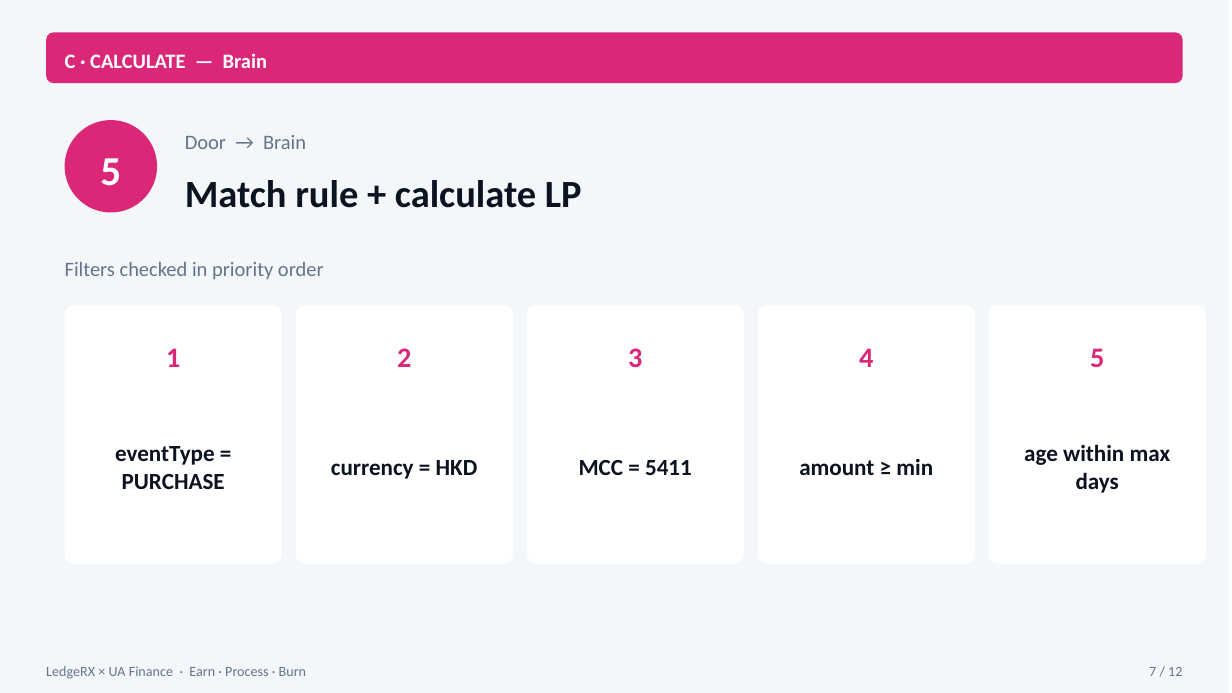
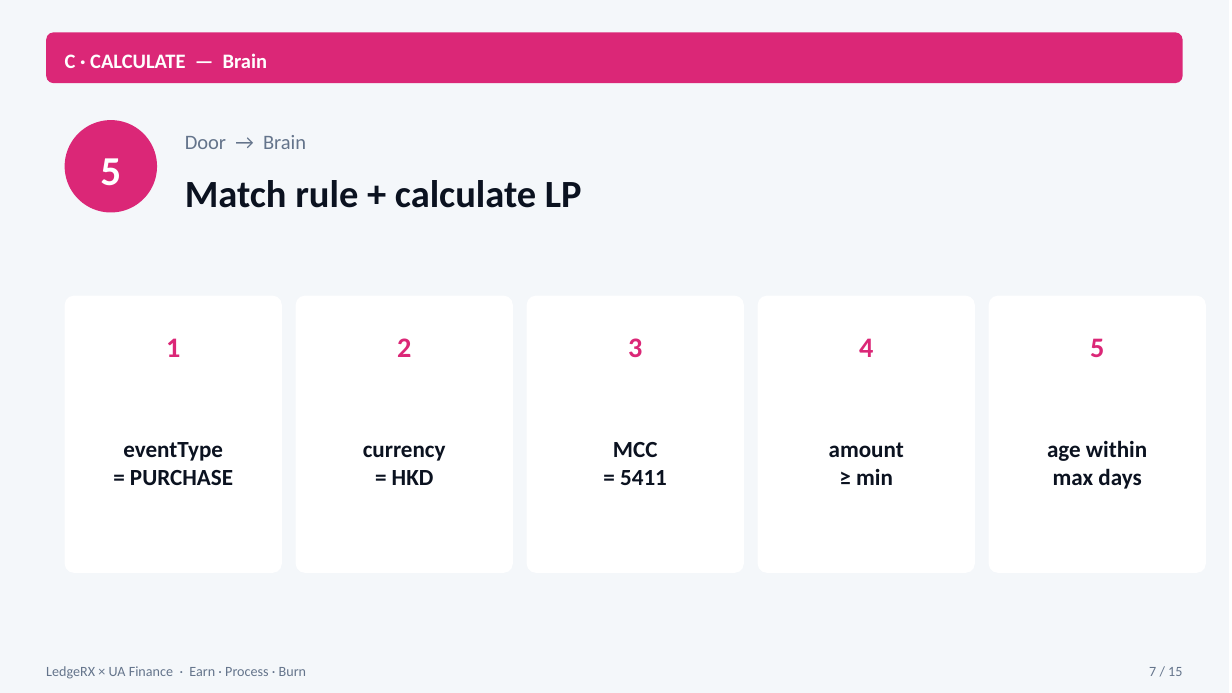
Before and after one commit to yky32/ledger-engine, a slide deck: slide 7 of docs/decks/LedgeRX-UAFinance-Earn-Burn-Slides.pptx. Drawn at 1232x693 pixels with LibreOffice and Linux fonts; fonts in the diff are those of the drawing. Boxes give left, top, right and bottom in pixels: in the first picture for what was removed or moved away, otherwise in the second. Text is boxed around its words. In the diff, an @@ line names an element or a change of style, - is before the commit and + after.

```diff
--- a/docs/decks/LedgeRX-UAFinance-Earn-Burn-Slides.pptx
+++ b/docs/decks/LedgeRX-UAFinance-Earn-Burn-Slides.pptx
@@ text removed at (65, 262, 324, 280) @@
-Filters checked in priority order
@@ rounded rectangle: place and size @@
-rounded rectangle at (65, 305, 282, 564)
+rounded rectangle at (65, 296, 282, 573)
@@ rounded rectangle: place and size @@
-rounded rectangle at (296, 305, 513, 564)
+rounded rectangle at (296, 296, 513, 573)
@@ rounded rectangle: place and size @@
-rounded rectangle at (527, 305, 744, 564)
+rounded rectangle at (527, 296, 744, 573)
@@ rounded rectangle: place and size @@
-rounded rectangle at (758, 305, 975, 564)
+rounded rectangle at (758, 296, 975, 573)
@@ rounded rectangle: place and size @@
-rounded rectangle at (989, 305, 1206, 564)
+rounded rectangle at (989, 296, 1206, 573)
@@ 5 texts: place and size @@
-5 texts at (166, 348, 1104, 367)
+5 texts at (166, 338, 1104, 357)
@@ text at (123, 442, 233, 485): text changed @@
-eventType = PURCHASE
+eventType
+= PURCHASE
@@ text at (363, 445, 446, 485): text changed @@
-currency = HKD
+currency
+= HKD
@@ text at (613, 442, 667, 485): text changed @@
-MCC = 5411
+MCC
+= 5411
@@ text at (829, 442, 904, 485): text changed @@
-amount ≥ min
+amount
+≥ min
@@ text at (1047, 440, 1147, 489): text changed @@
-age within max days
+age within
+max days
@@ text at (1149, 667, 1182, 676): text changed @@
-7 / 12
+7 / 15
```
Also in this commit, not shown: 11 other slides changed, 3 slides added, 7 other files.
